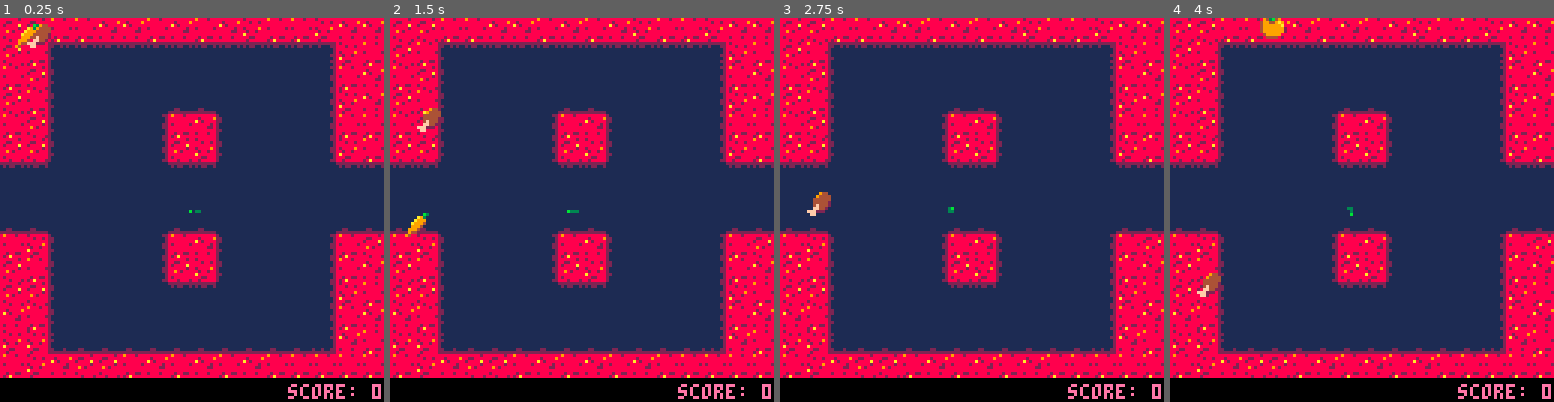
Above: before the commit, frames 1-4 (left to right).
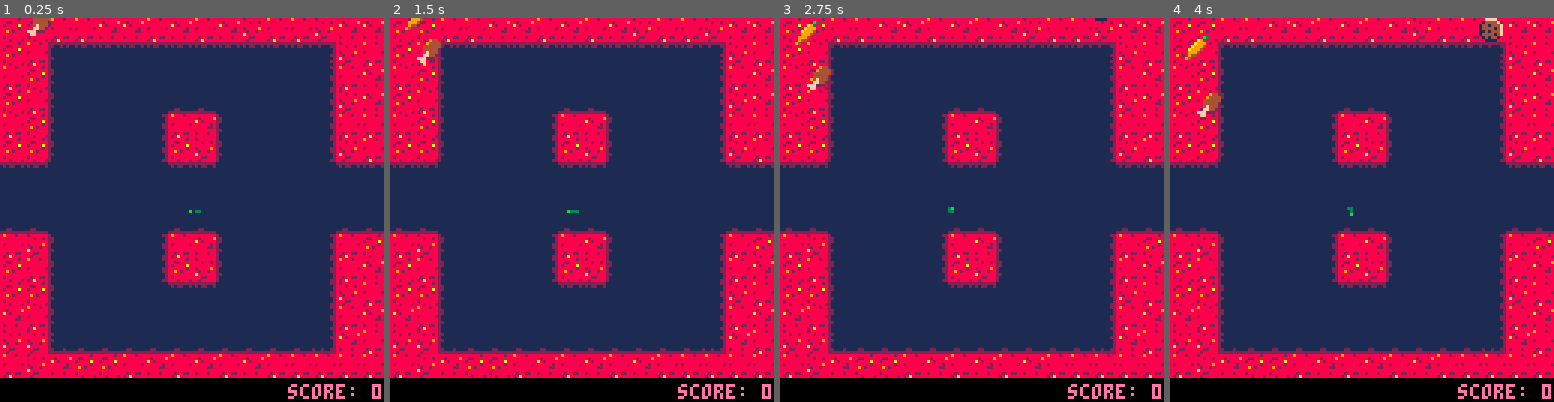
Above: after the commit, the same moments.

Repository: kednar/picoate
Game: PICO-8 cartridge quietsnake.p8
Two runs of this game, one before a commit and one after it. Both use one fixed random seed, a clock stepped at 60 frames per second and the inputs below.
Inputs:
- Up to frame 1 (0.25 s): no input
- Up to frame 2 (1.5 s): no input
- Up to frame 3 (2.75 s): hold Right 1.6-2.1 s; hold Up 2.15-2.42 s; hold Right from 2.47 s (still down)
- Up to frame 4 (4 s): release Right at 3.03 s; hold Left 3.08-3.58 s; hold Down 3.63-3.97 s

The runs differ from the first frame. In frame 1, 0.4% of the frame differs, in the area x 3-14%, y 0-8%; in frame 2, 0.7%; in frame 3, 0.6%; in frame 4, 1.2%, in the area x 3-87%, y 0-73%.

Commit message:
small adjustments
new death animation
smoother powerup dropping
more powerups
more length

Diff:
--- a/quietsnake.p8
+++ b/quietsnake.p8
@@ -2,22 +2,32 @@
 version 8
 __lua__
 function _init()
+
+-- system variables
 	score = 0
+	dead = {}
+ dead.state = false
+ dead.timer = 0
+ t = {}
+ t.timer = 0
+ t.step = 1
+ t.modulo = 8
+
+-- player snake
 	bodiesx = {}
 	bodiesy = {}
 	pl = {x = 64, y = 64}
 	pl.dx = -1
 	pl.dy = 0
- pl.speed = 1
+ pl.spd = 1
  pl.bods = 3
+ bodycolor = 3
+
+-- powerups
  powerups = {}
- t = {}
- t.timer = 0
- t.step = 1
- t.modulo = 8
- dead = {}
- dead.state = false
- dead.timer = 0
+ powerup = {}
+ powerup.no = 3
+ powerup.spd = 1.5
 
  -- sprites
  ded = {}
@@ -29,12 +39,12 @@
 	ex = {}
 	ex.sp = 0
 
-	for i=1,2 do
+	for i=1,powerup.no do
  	add (powerups, {
  				sp = (flr(rnd(13))+1),
  				x = rnd(120),
  				y = -rnd(30),
- 				speed = rnd(2)
+ 				spd = rnd(0.5,1.5)
  				})
  	end
 
@@ -50,21 +60,21 @@
 
 -- determine player direction
 function move_direction()
-if btnp(0) and (pl.dx != pl.speed) then
-	pl.dx = -pl.speed
+if btnp(0) and (pl.dx != pl.spd) then
+	pl.dx = -pl.spd
  pl.dy = 0
  end
-if btnp(1) and (pl.dx != -pl.speed) then
-	pl.dx = pl.speed
+if btnp(1) and (pl.dx != -pl.spd) then
+	pl.dx = pl.spd
  pl.dy = 0
  end
-if btnp(2) and (pl.dy != pl.speed) then
+if btnp(2) and (pl.dy != pl.spd) then
 	pl.dx = 0
-	pl.dy = -pl.speed
-	end
-if btnp(3) and (pl.dy != -pl.speed) then
+	pl.dy = -pl.spd
+	end
+if btnp(3) and (pl.dy != -pl.spd) then
 	pl.dx = 0
-	pl.dy = pl.speed
+	pl.dy = pl.spd
 	end
 end
 
@@ -97,6 +107,13 @@
 		music (03)
 	end
 
+	-- blinking death animation
+	if bodycolor > 30 then
+		bodycolor = 0
+		else
+			bodycolor += 0.5
+		end
+
 	if(dead.timer == 150)	then
 	 dead.timer = 0
 	 dead.state = false
@@ -133,23 +150,23 @@
 
 -- powerup spawning
 function powerup_spawn()
- for i=1,2 do
+ for i=1,powerup.no do
  	powerups[i].sp = (flr(rnd(13))+1)
  	powerups[i].x = rnd(120)
  	powerups[i].y = -rnd(30)
- 	powerups[i].speed = rnd(2)
+ 	powerups[i].spd = rnd(0.5,1.5)
  	end
 end
 
 -- powerups dropping
 function powerup_drop ()
- for i=1,2 do
-  powerups[i].y += powerups[i].speed
+ for i=1,powerup.no do
+  powerups[i].y += powerups[i].spd
   if powerups[i].y >= 128 then
  		powerups[i].sp = flr(rnd(13))+1
  		powerups[i].x = rnd(120)
  		powerups[i].y = -rnd(30)
- 		powerups[i].speed = rnd(2)
+ 		powerups[i].spd = rnd(0.5,1.5)
  		end
 	end
 end
@@ -161,7 +178,7 @@
 				(pl.x <= p.x+7) and
 				(pl.y >= p.y) and
 				(pl.y <= p.y+7) then
-				pl.bods += 2
+				pl.bods = flr(pl.bods+(pl.bods/2))
 				if(t.step < t.modulo) then
 					t.step *= 2
 					t.timer = 0
@@ -237,8 +254,9 @@
 
 -- bodies
 for i=1,pl.bods,1 do
-	pset(bodiesx[i],bodiesy[i],3)
-	end
+	pset(bodiesx[i],bodiesy[i],flr(bodycolor))
+	end
+
 
 -- powerups
 for p in all(powerups) do
